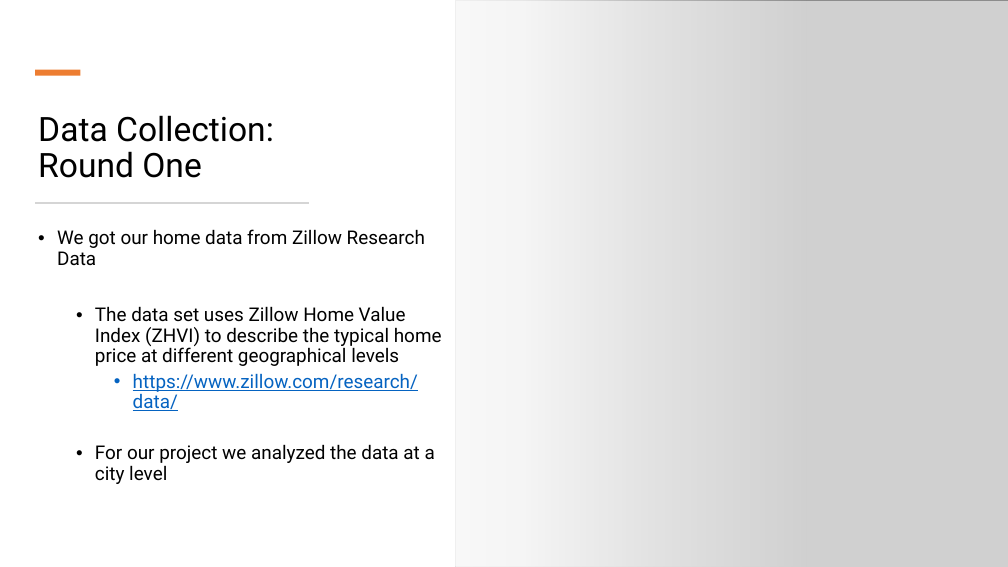
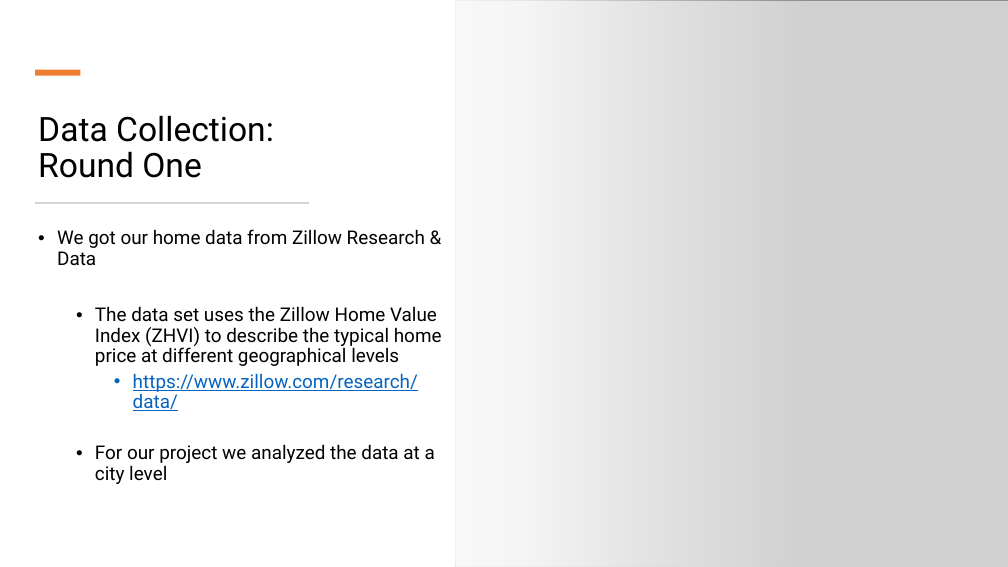
Before and after one commit to StanJohn04/Colorado_Real_Estate, a slide deck: slide 3 of Slide_Deck.pptx. Drawn at 1008x567 pixels with LibreOffice and Linux fonts; fonts in the diff are those of the drawing; grey boxes stand for pictures. Boxes give left, top, right and bottom in pixels: in the first picture for what was removed or moved away, otherwise in the second. Text is boxed around its words. In the diff, an @@ line names an element or a change of style, - is before the commit and + after.

Commit message:
updated slide deck/removed old files

```diff
--- a/Slide_Deck.pptx
+++ b/Slide_Deck.pptx
@@ text at box(57, 229, 442, 366): text changed @@
-• We got our home data from Zillow Research Data
-  • The data set uses Zillow Home Value Index (ZHVI) to describe the typical home price at different geographical levels
+• We got our home data from Zillow Research & Data
+  • The data set uses the Zillow Home Value Index (ZHVI) to describe the typical home price at different geographical levels
```
Also in this commit, not shown: 9 other files.
